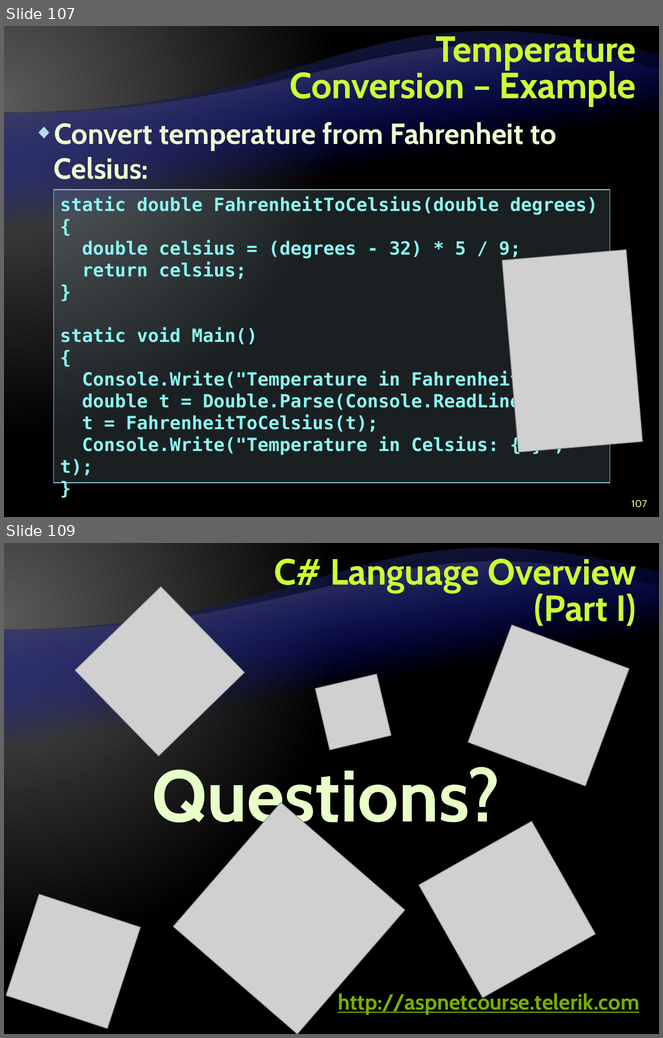
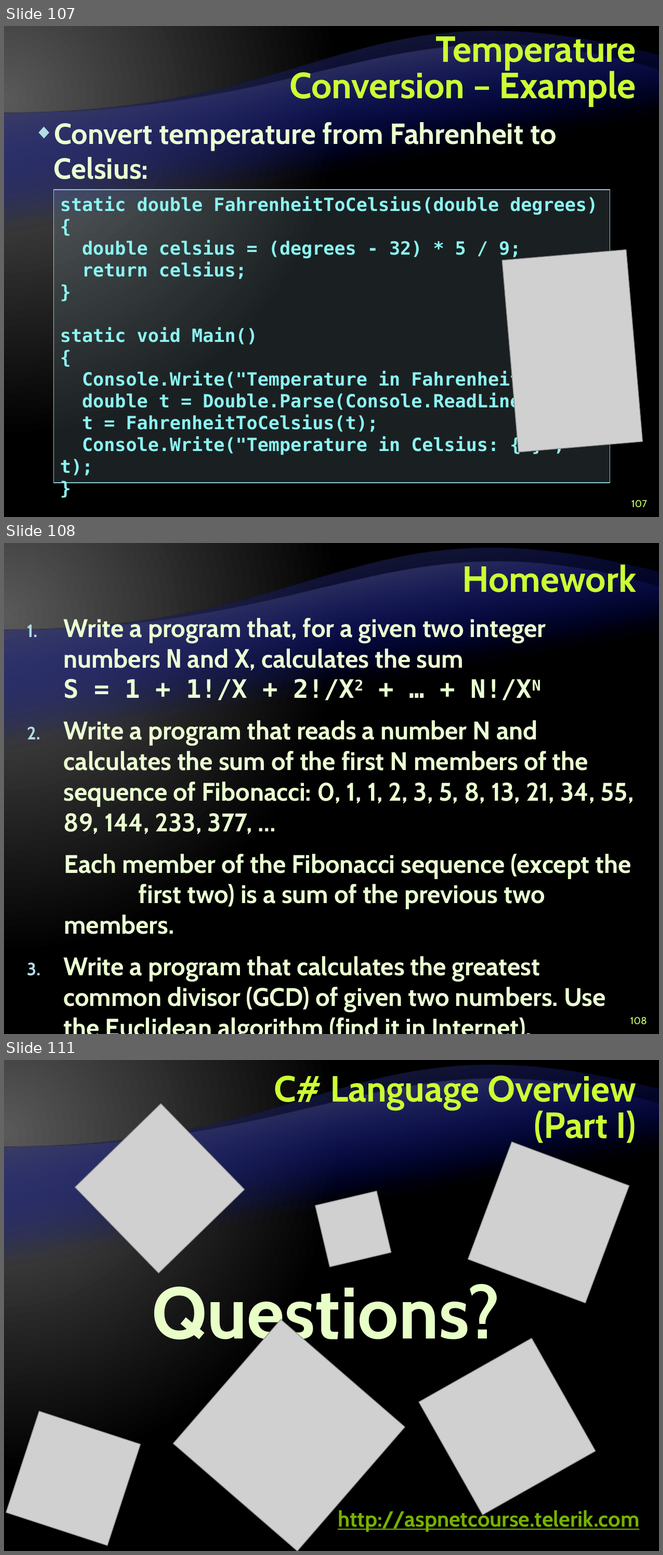
Before and after one commit to Lockheed01/aspnet-mvc-course, a slide deck: Lectures/2. CSharp Language Overview - Part I/CSharp Language Overview - Part I.pptx. Shown one above the other, each under a label of ours: slides 107 and 109 before the commit, slides 107, 108 and 111 after it; the slides between them are not shown. The pictures are 663x1038 and 663x1555 pixels, drawn with LibreOffice and Linux fonts; fonts in the diff are those of the drawing; grey boxes stand for pictures; background and template pictures are left out. Boxes give left, top, right and bottom in pixels: in the first picture for what was removed or moved away, otherwise in the second. Text is boxed around its words. In the diff, an @@ line names an element or a change of style, - is before the commit and + after.

Commit message:
Added homework for the "C# Language Overview part 1"

```diff
--- a/Lectures/2. CSharp Language Overview - Part I/CSharp Language Overview - Part I.pptx
+++ b/Lectures/2. CSharp Language Overview - Part I/CSharp Language Overview - Part I.pptx
@@ slide 108 added at [4,543,659,1034], background gradient #595959 to #000000; not listed: 2 template elements that a slide beside it also shows @@
@@ title added at [463,561,636,592], 40 pt, text #CCFF33, bold @@
+Homework
@@ text added at [64,616,634,1012], 28 pt, text #EBFFD2, bold @@
+1. Write a program that, for a given two integer numbers N and X, calculates the sum
+   S = 1 + 1!/X + 2!/X2 + … + N!/XN
+2. Write a program that reads a number N and calculates the sum of the first N members of the sequence of Fibonacci: 0, 1, 1, 2, 3, 5, 8, 13, 21, 34, 55, 89, 144, 233, 377, …
+Each member of the Fibonacci sequence (except the first two) is a sum of the previous two members.
+3. Write a program that calculates the greatest common divisor (GCD) of given two numbers. Use the Euclidean algorithm (find it in Internet).
@@ page number added at [631,1017,647,1025], 11 pt, text #CCFF66 @@
+108
@@ what was slide 109 is now slide 111 @@
```
Also in this commit, not shown: 1 slide changed, 2 other slides added, 1 slide removed.
